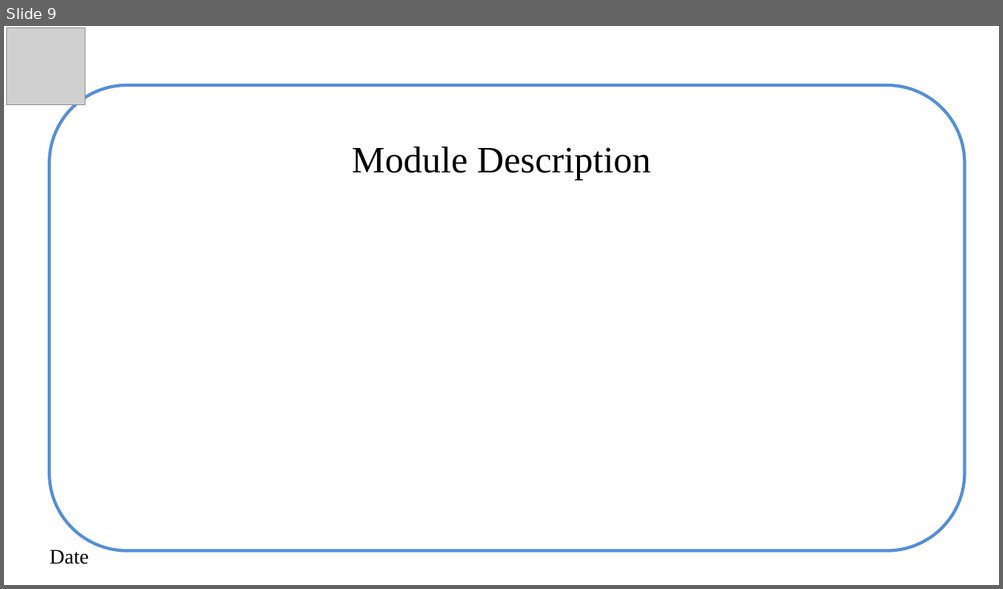
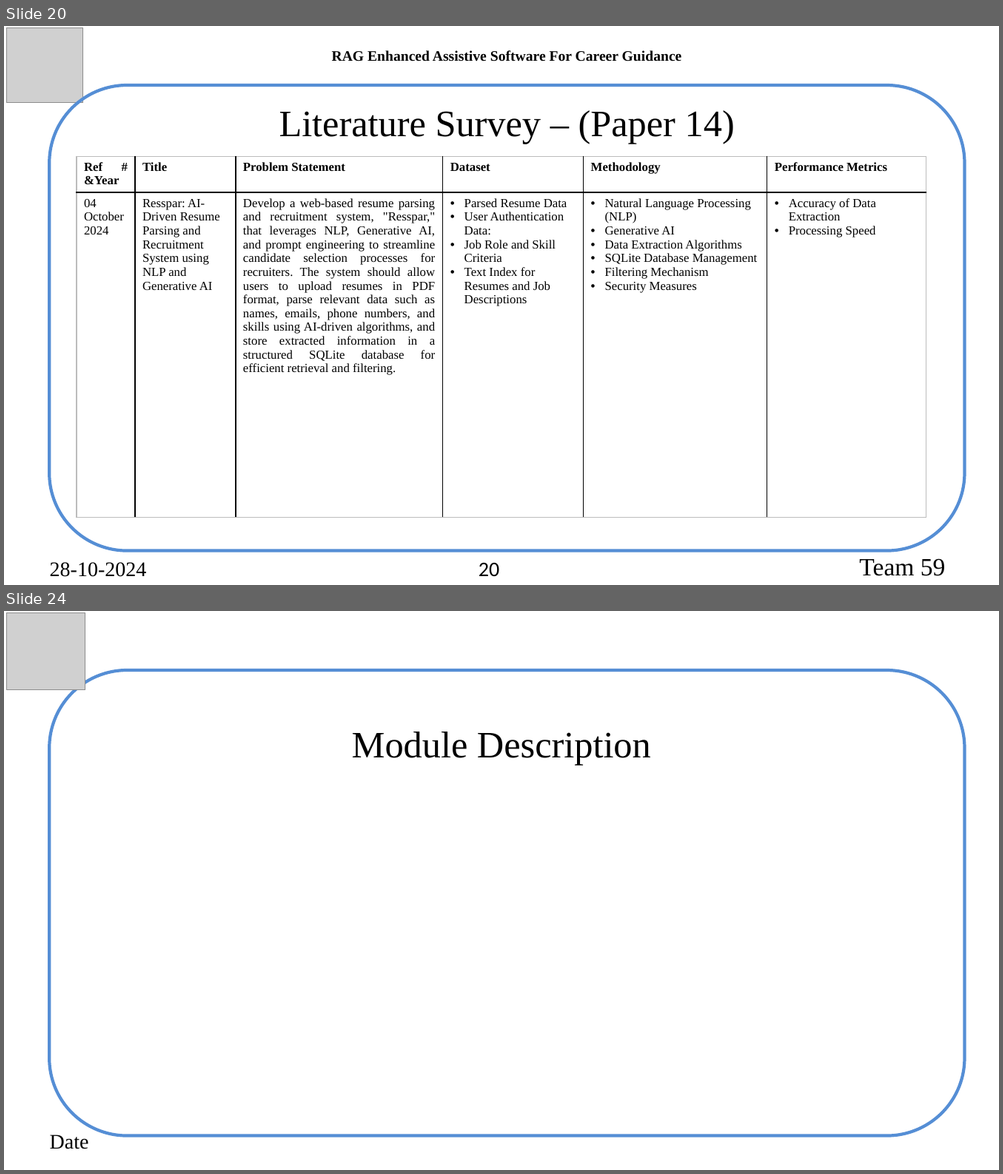
Before and after one commit to akhilswarop/RAG, a slide deck: Review 2/Review 2.pptx. Shown one above the other, each under a label of ours: slide 9 before the commit, slides 20 and 24 after it; the slides between them are not shown. The pictures are 1003x589 and 1003x1174 pixels, drawn with LibreOffice and Linux fonts; fonts in the diff are those of the drawing; grey boxes stand for pictures. Boxes give left, top, right and bottom in pixels: in the first picture for what was removed or moved away, otherwise in the second. Text is boxed around its words. In the diff, an @@ line names an element or a change of style, - is before the commit and + after.

```diff
--- a/Review 2/Review 2.pptx
+++ b/Review 2/Review 2.pptx
@@ slide 20 added at (4,26,999,585), background #FFFFFF @@
@@ picture added at (6,28,83,103) @@
@@ text added at (332,50,682,62), 14 pt, text #000000, bold @@
+RAG Enhanced Assistive Software For Career Guidance
@@ rounded rectangle added at (50,85,965,551), outline #558ED5 3 pt @@
@@ text added at (279,110,734,144), 36 pt, text #000000 @@
+Literature Survey – (Paper 14)
@@ table added at (77,156,925,519), 2 rows, 6 columns @@
+Ref # &Year | Title | Problem Statement | Dataset | Methodology | Performance Metrics
+04 October 2024 | Resspar: AI-Driven Resume Parsing and Recruitment System using NLP and Generative AI | Develop a web-based resume parsing and recruitment system, "Resspar," that leverages NLP, Generative AI, and prompt engineering to streamline candidate selection processes for recruiters. The system should allow users to upload resumes in PDF format, parse relevant data such as names, emails, phone numbers, and skills using AI-driven algorithms, and store extracted information in a structured SQLite database for efficient retrieval and filtering. | Parsed Resume Data / User Authentication Data: / Job Role and Skill Criteria / Text Index for Resumes and Job Descriptions | Natural Language Processing (NLP) / Generative AI / Data Extraction Algorithms / SQLite Database Management / Filtering Mechanism / Security Measures | Accuracy of Data Extraction / Processing Speed
@@ text added at (50,562,147,577), 20 pt, text #000000 @@
+28-10-2024
@@ page number added at (478,563,499,577), 20 pt, text #000000 @@
+20
@@ text added at (859,559,945,577), 24 pt, text #000000 @@
+  Team 59
@@ what was slide 9 is now slide 24 @@
```
Also in this commit, not shown: 3 slides changed, 20 other slides added, 6 slides removed, 1 other file.
